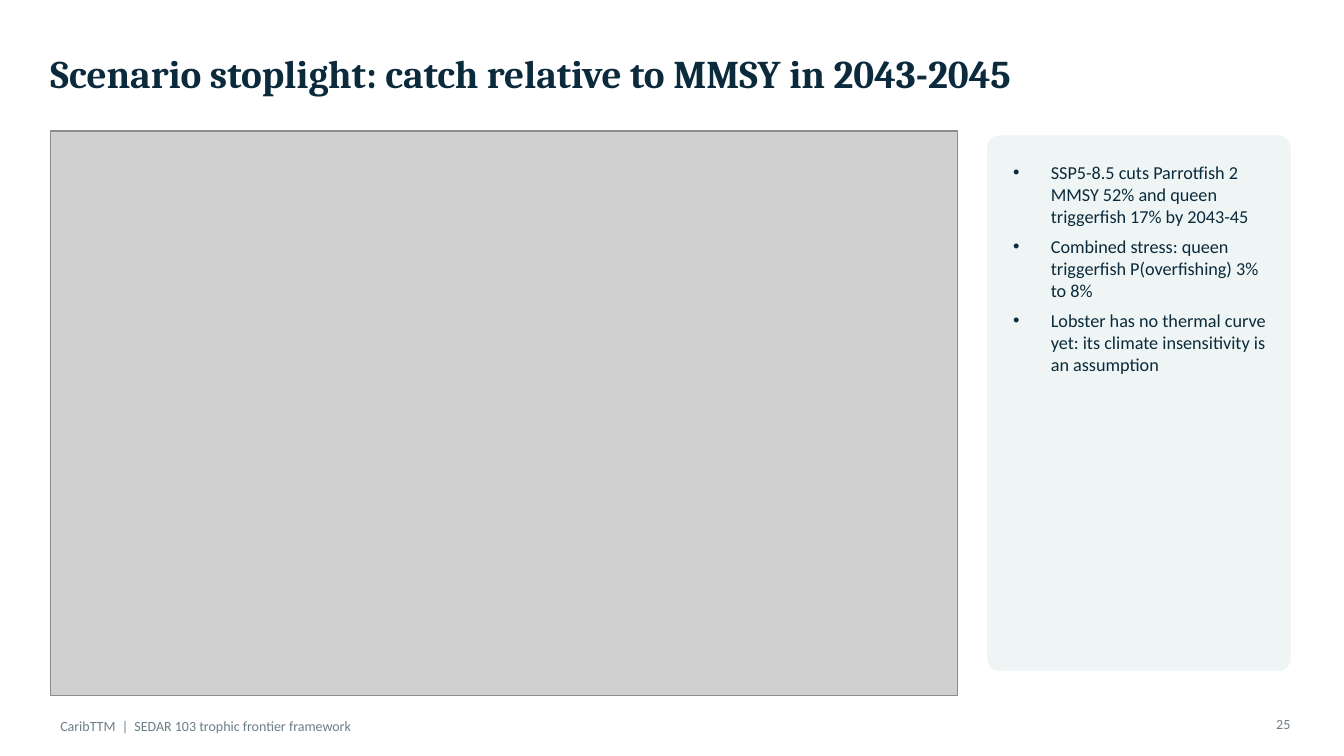
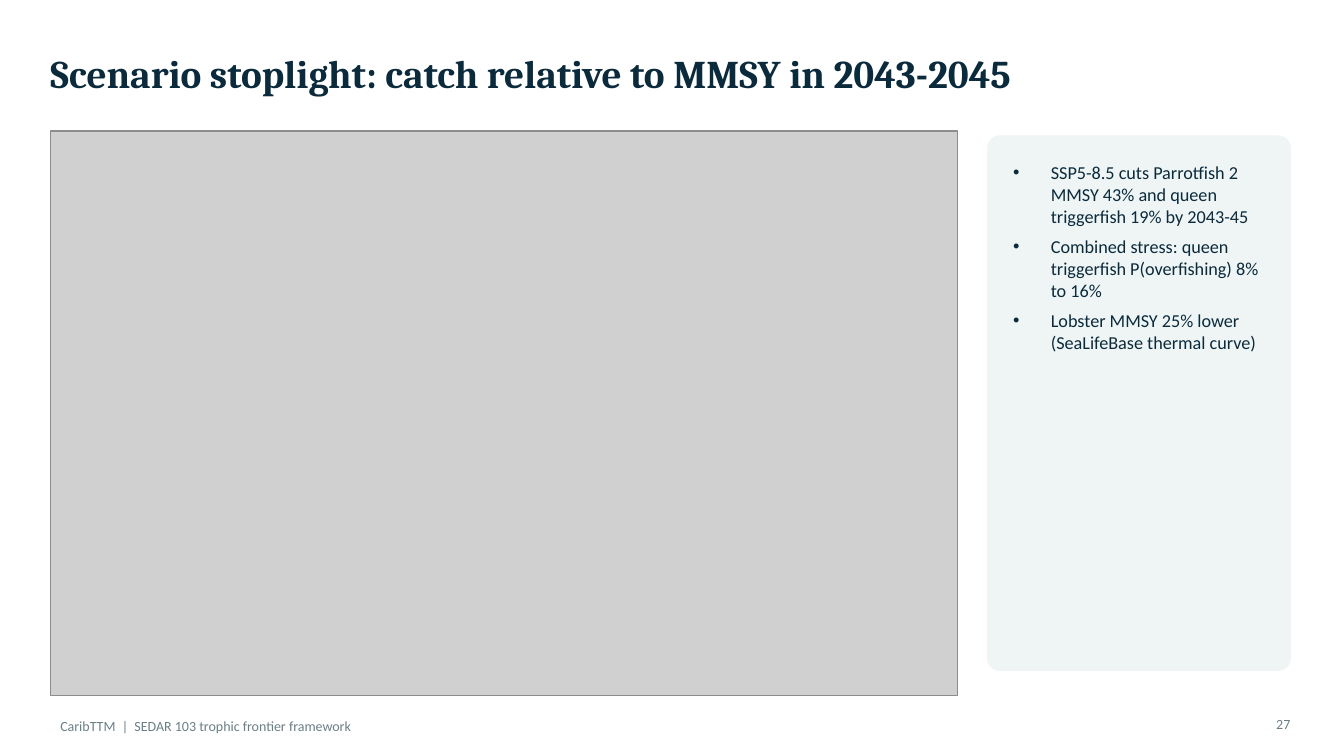
Before and after one commit to mattwoodstock/CaribTrophicTransfer, a slide deck: slide 27 of docs/presentation/CaribTTM_StCroix_Trap.pptx (slide 25 before the commit). Drawn at 1344x756 pixels with LibreOffice and Linux fonts; fonts in the diff are those of the drawing; grey boxes stand for pictures. Boxes give left, top, right and bottom in pixels: in the first picture for what was removed or moved away, otherwise in the second. Text is boxed around its words. In the diff, an @@ line names an element or a change of style, - is before the commit and + after.

```diff
--- a/docs/presentation/CaribTTM_StCroix_Trap.pptx
+++ b/docs/presentation/CaribTTM_StCroix_Trap.pptx
@@ text at <box>1051,166,1258,352</box>: text changed @@
-• SSP5-8.5 cuts Parrotfish 2 MMSY 52% and queen triggerfish 17% by 2043-45
-• Combined stress: queen triggerfish P(overfishing) 3% to 8%
-• Lobster has no thermal curve yet: its climate insensitivity is an assumption
+• SSP5-8.5 cuts Parrotfish 2 MMSY 43% and queen triggerfish 19% by 2043-45
+• Combined stress: queen triggerfish P(overfishing) 8% to 16%
+• Lobster MMSY 25% lower (SeaLifeBase thermal curve)
@@ page number at <box>1276,720,1290,729</box>: text changed @@
-25
+27
```
Also in this commit, not shown: 13 other slides changed, 6 slides added, 11 other files.
